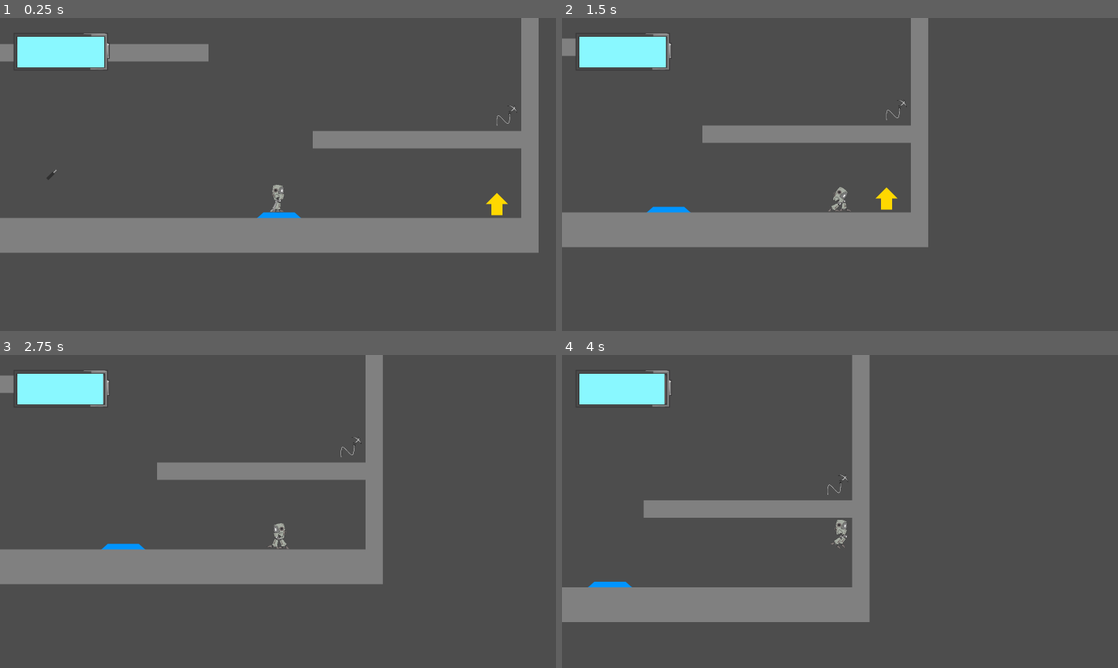
Above: before the commit, frames 1-4 (two rows, left to right).
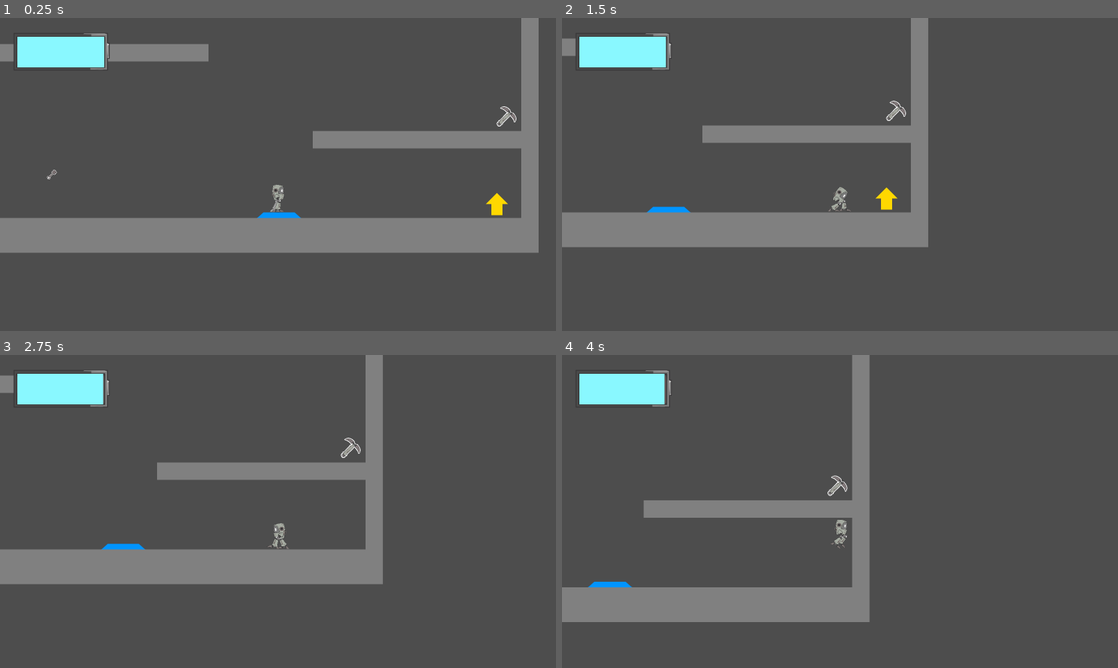
Above: after the commit, the same moments.

Repository: il-Gallone/SpeedJam6
Game: Godot game, scene res://Scenes/level_example.tscn
Two runs of this game, one before a commit and one after it. Both use one fixed random seed, a clock stepped at 60 frames per second and the inputs below.
Inputs (mouse positions are in pixels of both pictures, inside the frame that each line leads up to):
- Up to frame 1 (0.25 s): no input
- Up to frame 2 (1.5 s): tap Enter at 0.5 s; move the mouse to (962, 158) at 0.52 s; hold Right (ui_right) from 0.53 s (still down); tap Shift (dash) at 0.6 s; tap Space (jump) at 0.77 s; move the mouse to (728, 190) at 1.27 s; click (728, 190) at 1.35 s
- Up to frame 3 (2.75 s): tap Space (jump) at 1.52 s; move the mouse to (333, 442) at 2.02 s; release Right (ui_right) at 2.03 s; hold Left (ui_left) from 2.03 s (still down); tap Shift (dash) at 2.1 s
- Up to frame 4 (4 s): move the mouse to (812, 574) at 2.77 s; release Left (ui_left) at 2.78 s; hold Right (ui_right) from 2.78 s (still down); click (812, 574) at 2.85 s; tap Space (jump) at 3.02, 3.77 s; move the mouse to (1006, 558) at 3.52 s; tap Shift (dash) at 3.6 s

The runs differ from the first frame. In frame 1, 0.1% of the frame differs, in the area x 8-93%, y 28-52%; in frame 2, 0.1%; in frame 3, 0.1%; in frame 4, 0.1%.

Commit message:
Art Update 1

Diff:
--- a/Prefabs/Debug/grapple_prime_part.tscn
+++ b/Prefabs/Debug/grapple_prime_part.tscn
@@ -1,7 +1,7 @@
 [gd_scene load_steps=4 format=3 uid="uid://ctced2pcjsouu"]
 
 [ext_resource type="Script" path="res://Scripts/Grapple Prime Part.gd" id="1_ptoh8"]
-[ext_resource type="Texture2D" uid="uid://cyq81wl4avgj7" path="res://Art/Misc/Debug/Prime Part Grapple Debug.png" id="2_4tt27"]
+[ext_resource type="Texture2D" uid="uid://bos8yp0xp7bye" path="res://Art/Misc/grappling_hook_highlight.png" id="2_bt4ux"]
 
 [sub_resource type="RectangleShape2D" id="RectangleShape2D_xny8t"]
 
@@ -14,4 +14,7 @@
 shape = SubResource("RectangleShape2D_xny8t")
 
 [node name="Sprite2D" type="Sprite2D" parent="."]
-texture = ExtResource("2_4tt27")
+position = Vector2(-10, 10)
+rotation = 0.785398
+scale = Vector2(0.3, 0.3)
+texture = ExtResource("2_bt4ux")
--- a/Prefabs/Debug/jump_part.tscn
+++ b/Prefabs/Debug/jump_part.tscn
@@ -1,7 +1,7 @@
 [gd_scene load_steps=4 format=3 uid="uid://c25vep2sugvsh"]
 
 [ext_resource type="Script" path="res://Scripts/Jump Part.gd" id="1_8178s"]
-[ext_resource type="Texture2D" uid="uid://dofyr267ishx8" path="res://Art/Misc/Debug/Jump Collectable-Debug.png" id="2_4le7j"]
+[ext_resource type="Texture2D" uid="uid://c5evipf86wspp" path="res://Art/Misc/piston_highlight.png" id="2_e2svw"]
 
 [sub_resource type="RectangleShape2D" id="RectangleShape2D_xny8t"]
 
@@ -14,4 +14,5 @@
 shape = SubResource("RectangleShape2D_xny8t")
 
 [node name="Sprite2D" type="Sprite2D" parent="."]
-texture = ExtResource("2_4le7j")
+scale = Vector2(0.15, 0.15)
+texture = ExtResource("2_e2svw")
--- a/Prefabs/Debug/speed_part.tscn
+++ b/Prefabs/Debug/speed_part.tscn
@@ -1,7 +1,7 @@
 [gd_scene load_steps=4 format=3 uid="uid://boojp04ggg7c"]
 
 [ext_resource type="Script" path="res://Scripts/Speed Part.gd" id="1_hpq2y"]
-[ext_resource type="Texture2D" uid="uid://ddtyntmeg08kd" path="res://Art/Misc/Debug/Speed Collectable-Debug.png" id="2_v7vfo"]
+[ext_resource type="Texture2D" uid="uid://cqts34rekm5cx" path="res://Art/Misc/gear_highlight.png" id="2_l0ms2"]
 
 [sub_resource type="RectangleShape2D" id="RectangleShape2D_xny8t"]
 
@@ -14,4 +14,5 @@
 shape = SubResource("RectangleShape2D_xny8t")
 
 [node name="Sprite2D" type="Sprite2D" parent="."]
-texture = ExtResource("2_v7vfo")
+scale = Vector2(0.2, 0.2)
+texture = ExtResource("2_l0ms2")
Binary file added: Art/Misc/battery_whole.png
Not shown, added: Art/Misc/battery_whole.png.import
Binary file added: Art/Misc/gear_highlight.png
Not shown, added: Art/Misc/gear_highlight.png.import
Binary file added: Art/Misc/piston_highlight.png
Not shown, added: Art/Misc/piston_highlight.png.import
